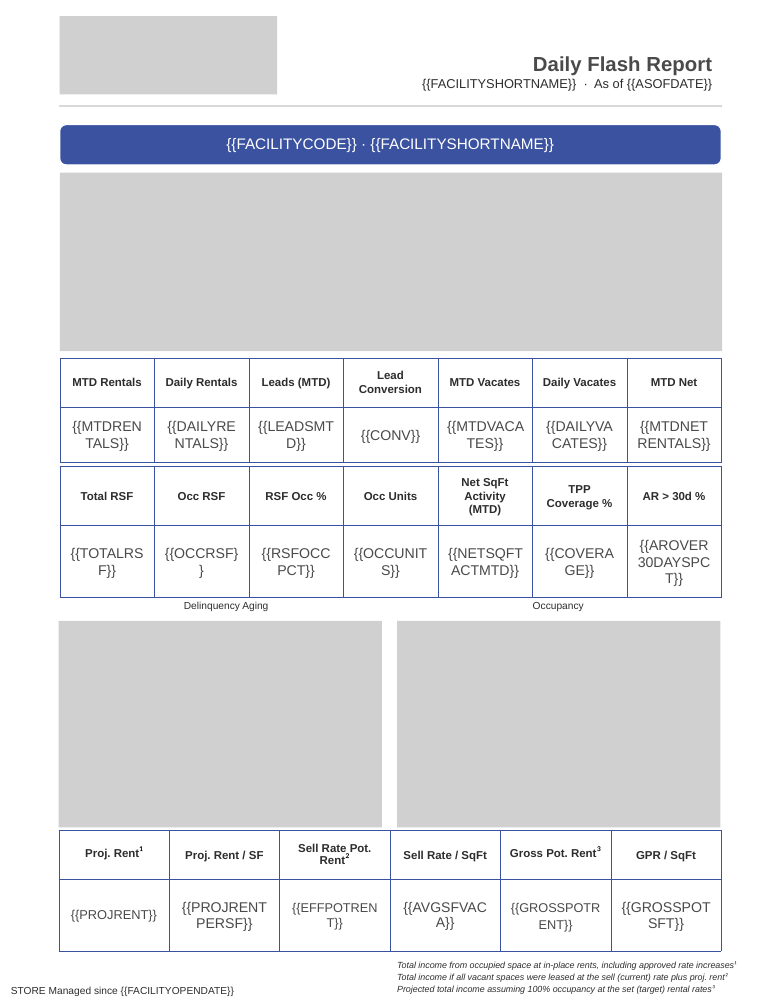
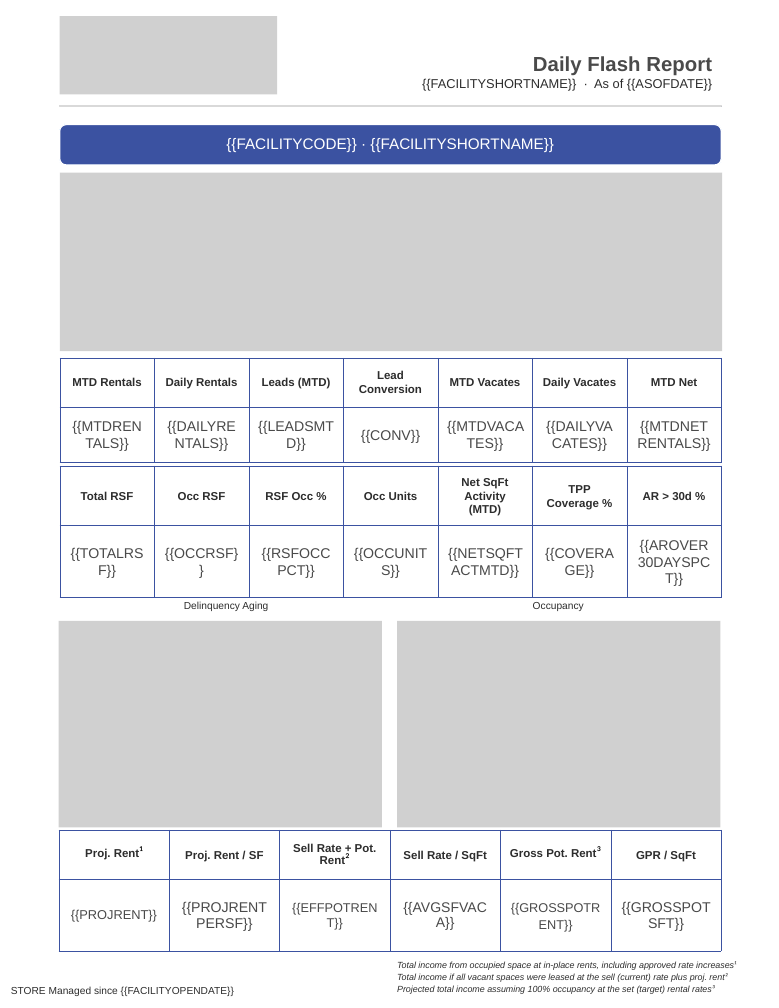
Before and after one commit to alexandermburke/ProformaBuilder, a slide deck: slide 1 of storeinsight/public/FLASHTEMPLATE.pptx. Drawn at 779x1008 pixels with LibreOffice and Linux fonts; fonts in the diff are those of the drawing; grey boxes stand for pictures. Boxes give left, top, right and bottom in pixels: in the first picture for what was removed or moved away, otherwise in the second. Text is boxed around its words. In the diff, an @@ line names an element or a change of style, - is before the commit and + after.

```diff
--- a/storeinsight/public/FLASHTEMPLATE.pptx
+++ b/storeinsight/public/FLASHTEMPLATE.pptx
@@ table at (x1=59, y1=830, x2=719, y2=951) @@
-row 1, column 3: Sell Rate Pot. Rent²
+row 1, column 3: Sell Rate + Pot. Rent²
```
